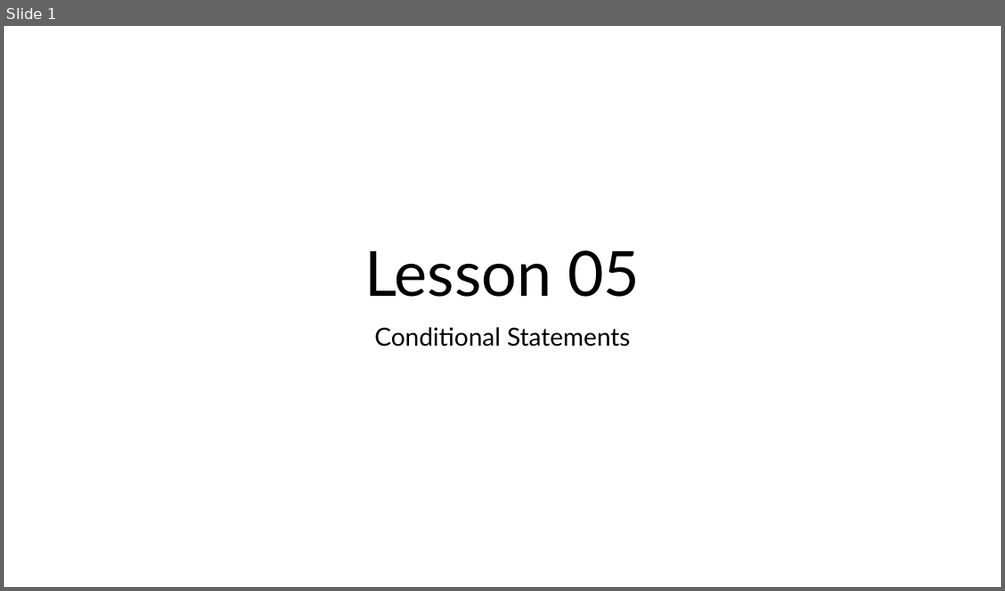
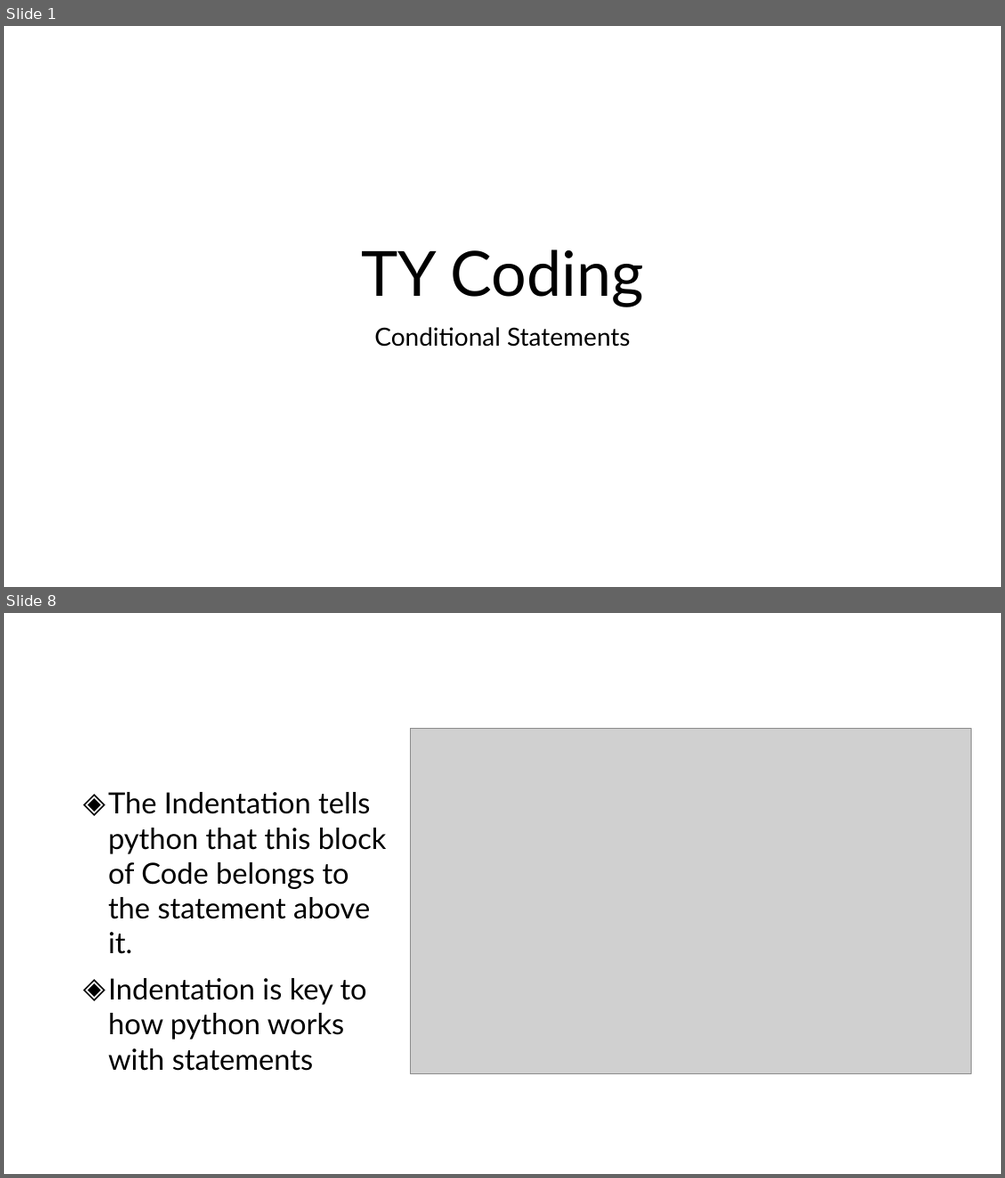
Before and after one commit to JFinnTeacher/TY-Introduction-to-Coding-with-Python, a slide deck: Lesson 05 - Conditional Statements/Teaching Resources/Lesson 05 - Conditional Statements.pptx. Shown one above the other, each under a label of ours: slide 1 before the commit, slides 1 and 8 after it; the slides between them are not shown. The pictures are 1005x591 and 1005x1178 pixels, drawn with LibreOffice and Linux fonts; fonts in the diff are those of the drawing; grey boxes stand for pictures; background and template pictures are left out. Boxes give left, top, right and bottom in pixels: in the first picture for what was removed or moved away, otherwise in the second. Text is boxed around its words. In the diff, an @@ line names an element or a change of style, - is before the commit and + after.

```diff
--- a/Lesson 05 - Conditional Statements/Teaching Resources/Lesson 05 - Conditional Statements.pptx
+++ b/Lesson 05 - Conditional Statements/Teaching Resources/Lesson 05 - Conditional Statements.pptx
@@ slide 8 added at [4,613,1001,1174], background #FFFFFF @@
@@ picture added at [410,728,971,1074] @@
@@ text added at [108,792,387,1070], 28 pt, text #000000 @@
+◈ The Indentation tells python that this block of Code belongs to the statement above it.
+◈ Indentation is key to how python works with statements
@@ slide 1 changed as well @@
@@ title at [361,249,643,307]: text changed @@
-Lesson 05
+TY Coding
```
Also in this commit, not shown: 12 other slides added, 9 other files.
